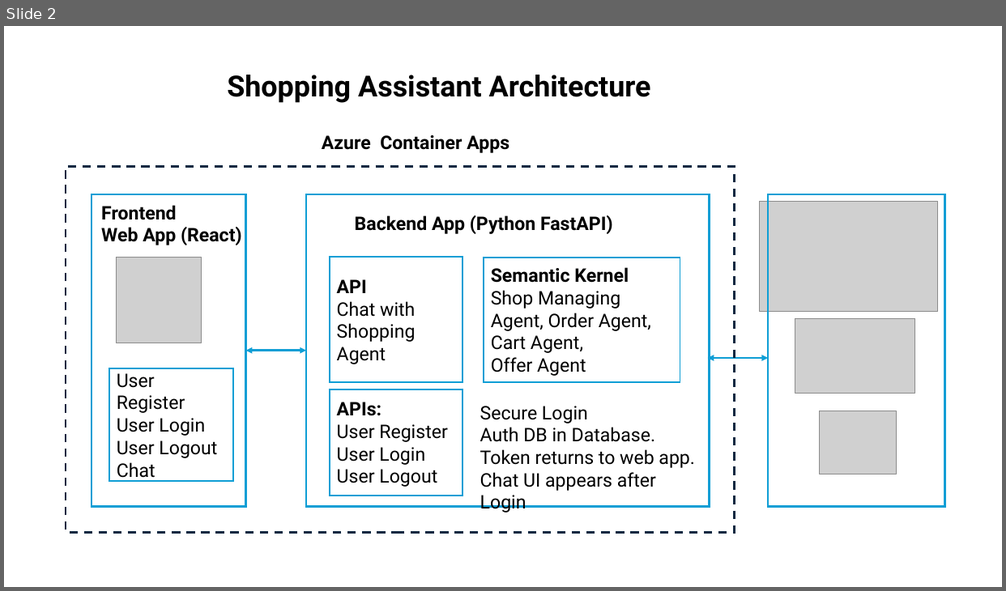
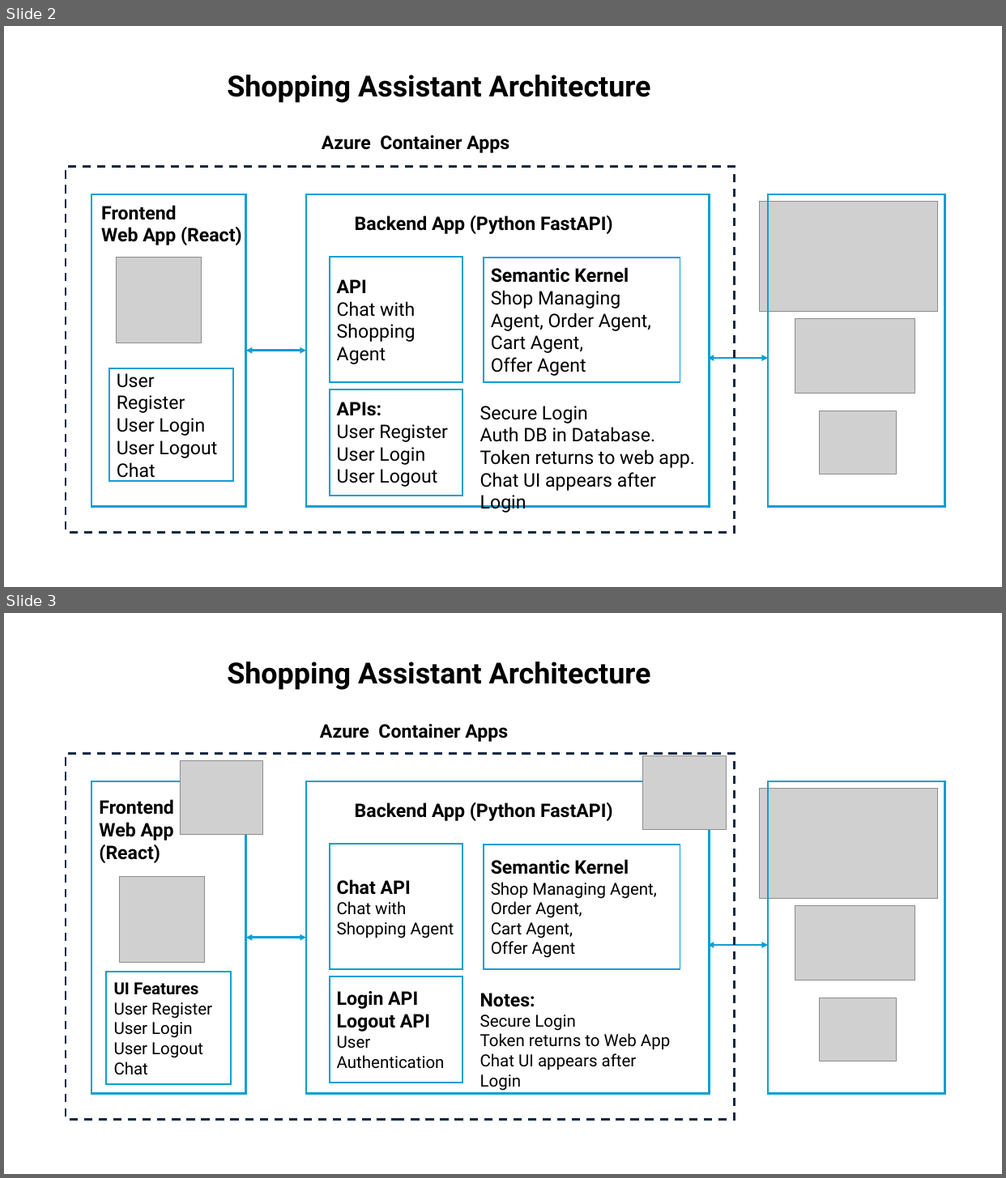
Before and after one commit to gailzmicrosoft/ShopAssistant, a slide deck: docs/Media.pptx. Shown one above the other, each under a label of ours: slide 2 before the commit, slides 2 and 3 after it. The pictures are 1006x591 and 1006x1178 pixels, drawn with LibreOffice and Linux fonts; fonts in the diff are those of the drawing; grey boxes stand for pictures. Boxes give left, top, right and bottom in pixels: in the first picture for what was removed or moved away, otherwise in the second. Text is boxed around its words. In the diff, an @@ line names an element or a change of style, - is before the commit and + after.

Commit message:
container app icons added

```diff
--- a/docs/Media.pptx
+++ b/docs/Media.pptx
@@ slide 3 added at [4,613,1002,1174], background #FFFFFF @@
@@ text added at [227,662,651,690], 28 pt, text #000000, bold @@
+Shopping Assistant Architecture
@@ text added at [320,724,508,742], 18 pt, text #000000, bold @@
+Azure Container Apps
@@ rectangle added at [66,754,735,1120], outline #0E2841 2 pt dashed @@
@@ picture added at [643,756,727,830] @@
@@ rectangle added at [91,781,246,1093], outline #0F9ED5 2 pt @@
@@ picture added at [180,761,263,835] @@
@@ rectangle added at [306,781,710,1093], outline #0F9ED5 2 pt @@
@@ rectangle added at [769,781,945,1093], outline #0F9ED5 2 pt @@
@@ text added at [99,799,174,863], 18 pt, text #000000, bold @@
+Frontend
+Web App (React)
@@ text added at [355,803,613,821], 18 pt, text #000000, bold @@
+Backend App (Python FastAPI)
@@ picture added at [760,788,938,898] @@
@@ rectangle added at [330,845,463,969], outline #0F9ED5 1.5 pt, 16 pt, text #000000 @@
+Chat API
+Chat with Shopping Agent
@@ rectangle added at [484,845,680,969], outline #0F9ED5 1.5 pt, 16 pt, text #000000 @@
+Semantic Kernel
+Shop Managing Agent, Order Agent,
+Cart Agent,
+Offer Agent
@@ picture added at [120,877,206,964] @@
@@ picture added at [795,905,915,980] @@
@@ double arrow added from (246, 938) to (306, 938), #0F9ED5 2 pt @@
@@ double arrow added from (708, 945) to (769, 945), #0F9ED5 2 pt @@
@@ rectangle added at [107,973,231,1084], outline #0F9ED5 1.5 pt, 16 pt, text #000000 @@
+UI Features
+User Register
+User Login
+User Logout
+Chat
@@ rectangle added at [330,976,463,1082], outline #0F9ED5 1.5 pt, 16 pt, text #000000 @@
+Login API
+Logout API
+User Authentication
@@ text added at [480,993,670,1071], 16 pt, text #000000 @@
+Notes:
+Secure Login
+Token returns to Web App
+Chat UI appears after Login
@@ picture added at [819,998,897,1061] @@
```
Also in this commit, not shown: 4 other files.
